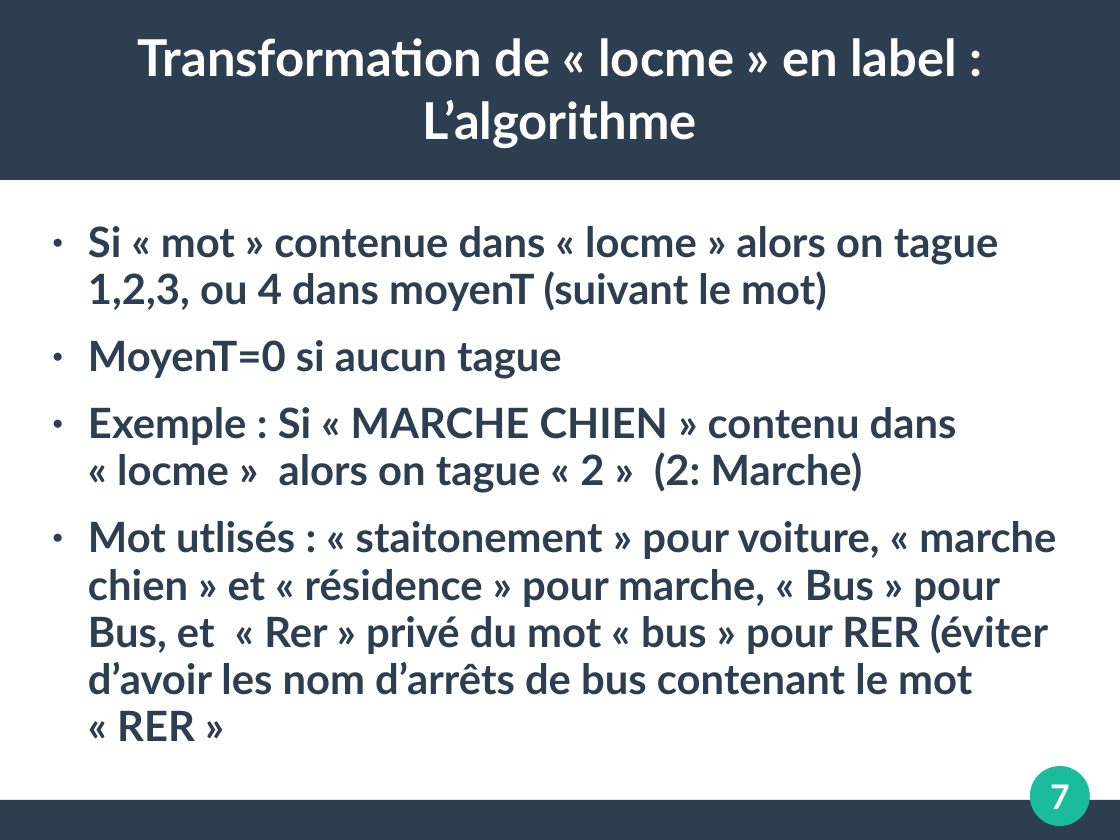
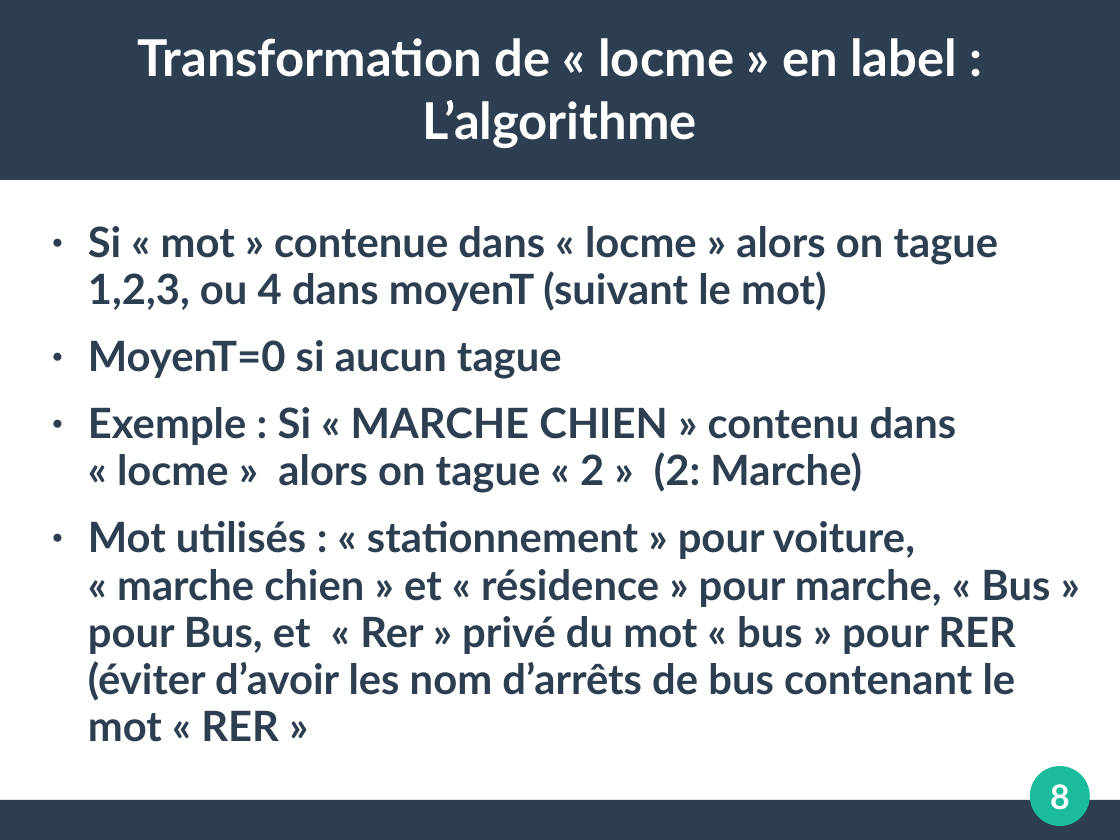
Before and after one commit to koper921/ProjetGps, a slide deck: slide 8 of Slide TER.ppt (slide 7 before the commit). Drawn at 1120x840 pixels with LibreOffice and Linux fonts; fonts in the diff are those of the drawing. Boxes give left, top, right and bottom in pixels: in the first picture for what was removed or moved away, otherwise in the second. Text is boxed around its words. In the diff, an @@ line names an element or a change of style, - is before the commit and + after.

```diff
--- a/Slide TER.ppt
+++ b/Slide TER.ppt
@@ text at box(88, 521, 1050, 742): text changed @@
-● Mot utlisés : « staitonement » pour voiture, « marche chien » et « résidence » pour marche, « Bus » pour Bus, et « Rer » privé du mot « bus » pour RER (éviter d’avoir les nom d’arrêts de bus contenant le mot « RER »
+● Mot utilisés : « stationnement » pour voiture, « marche chien » et « résidence » pour marche, « Bus » pour Bus, et « Rer » privé du mot « bus » pour RER (éviter d’avoir les nom d’arrêts de bus contenant le mot « RER »
@@ page number at box(1050, 784, 1070, 810): text changed @@
-7
+8
```
Also in this commit, not shown: 12 other slides changed, 1 slide added, 3 other files.
